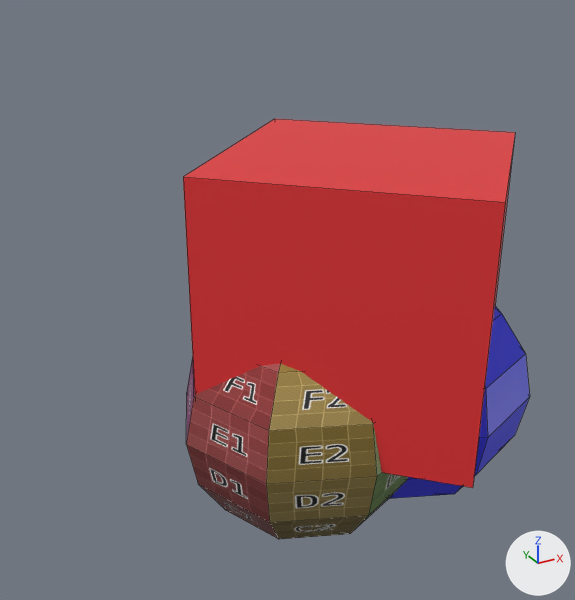
One commit to the Blender file data/double.blend: the scene before it, then after it.
One viewpoint serves both versions: a camera (50 mm lens) standing at (-3.23, -4.69, 3.33) and looking at (-0.58, 0.13, 0.92). The axes (+X, +Y, +Z) are drawn at lower right. The lights are the same throughout. Mesh edges are drawn as thin lines.
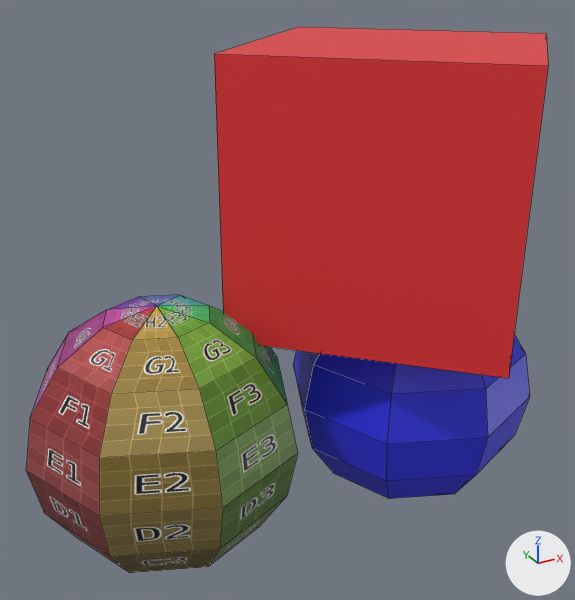
Changed parts and their boxes (x1, y1, x2, y2) in the pictures (575 x 600 px):
'Top', moved
    before: (183, 119, 515, 488)
    after: (214, 27, 548, 378)
'Sphere.001', moved
    before: (186, 357, 408, 539)
    after: (26, 295, 297, 573)
'Sphere', unchanged, uncovered by the edit
    before: (389, 306, 530, 499)
    after: (293, 335, 530, 499)

Edits to the bpy script that builds the scene:
```text
Change ob_top:
    ob_top.location: (0.0, 0.0, 1.0) -> (0.278, 0.072, 1.734)
Change ob_sphere_001:
    ob_sphere_001.location: (-0.5, 0.0, 0.0) -> (-1.625, 0.078, 0.112)
```
